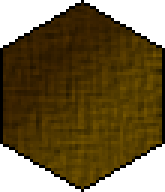
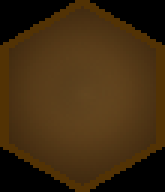
Layers edited between the first and the second w=165, h=192 image:
renamed "Background" to "Rim", painted on it over [0, 0, 165, 192]
added group "Face" with 4 layers over [0, 0, 165, 192]
added layer "Layer #3" (soft light) in group "Face" over [0, 0, 165, 192]
added layer "Layer #2" (darken, 20%) in group "Face" over [30, 42, 129, 141]
moved "Layer" into group "Face", painted on it over [3, 3, 162, 189]
